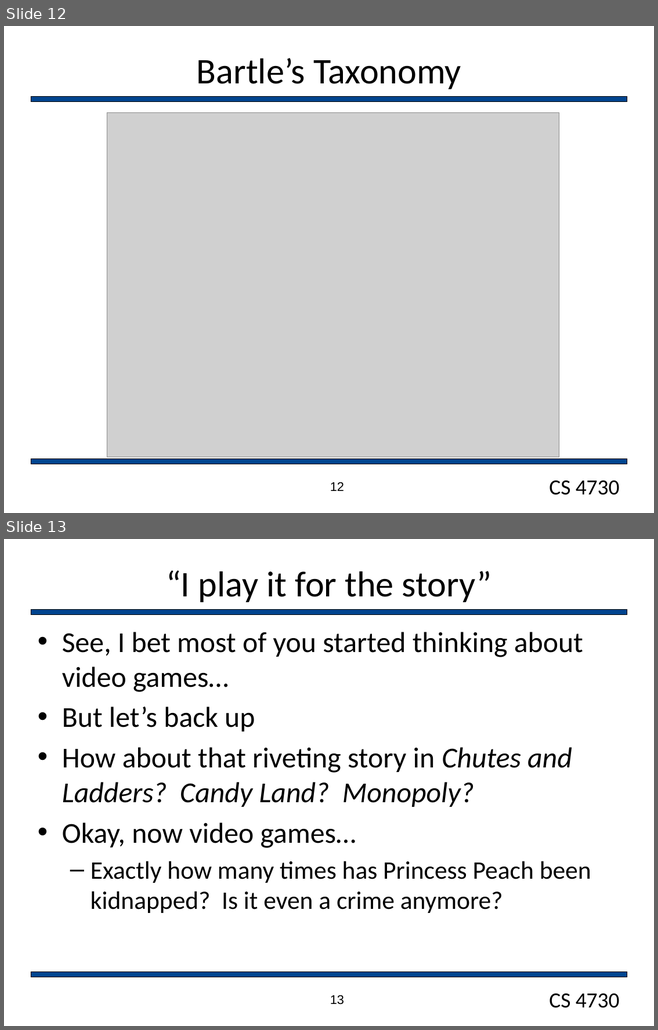
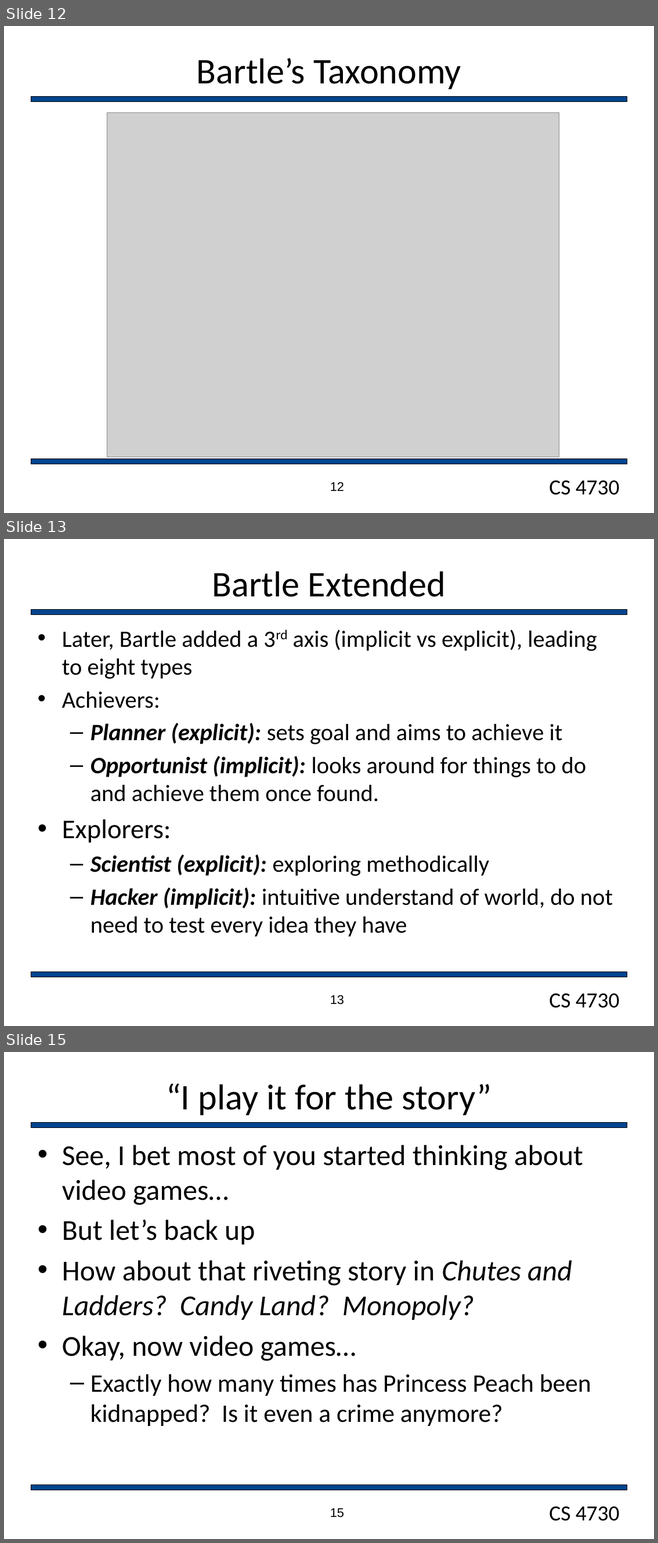
Before and after one commit to markfloryan/gamedesign, a slide deck: slides/WhatIsAGame.pptx. Shown one above the other, each under a label of ours: slides 12 and 13 before the commit, slides 12, 13 and 15 after it; the slides between them are not shown. The pictures are 658x1030 and 658x1543 pixels, drawn with LibreOffice and Linux fonts; fonts in the diff are those of the drawing; grey boxes stand for pictures; background and template pictures are left out. Boxes give left, top, right and bottom in pixels: in the first picture for what was removed or moved away, otherwise in the second. Text is boxed around its words. In the diff, an @@ line names an element or a change of style, - is before the commit and + after.

```diff
--- a/slides/WhatIsAGame.pptx
+++ b/slides/WhatIsAGame.pptx
@@ slide 13 added at (4,539,654,1026), background #FFFFFF; not listed: 3 template elements that a slide beside it also shows @@
@@ title added at (212,571,445,597), 40 pt, text #000000 @@
+Bartle Extended
@@ text added at (62,629,612,937), 26 pt, text #000000 @@
+• Later, Bartle added a 3rd axis (implicit vs explicit), leading to eight types
+• Achievers:
+  – Planner (explicit): sets goal and aims to achieve it
+  – Opportunist (implicit): looks around for things to do and achieve them once found.
+• Explorers:
+  – Scientist (explicit): exploring methodically
+  – Hacker (implicit): intuitive understand of world, do not need to test every idea they have
@@ page number added at (330,995,344,1005), 14 pt, text #000000 @@
+13
@@ what was slide 13 is now slide 15 @@
@@ page number at (330,1508,344,1518): text changed @@
-13
+15
```
Also in this commit, not shown: 1 slide changed, 1 other slide added, 1 slide removed, 6 other files.
